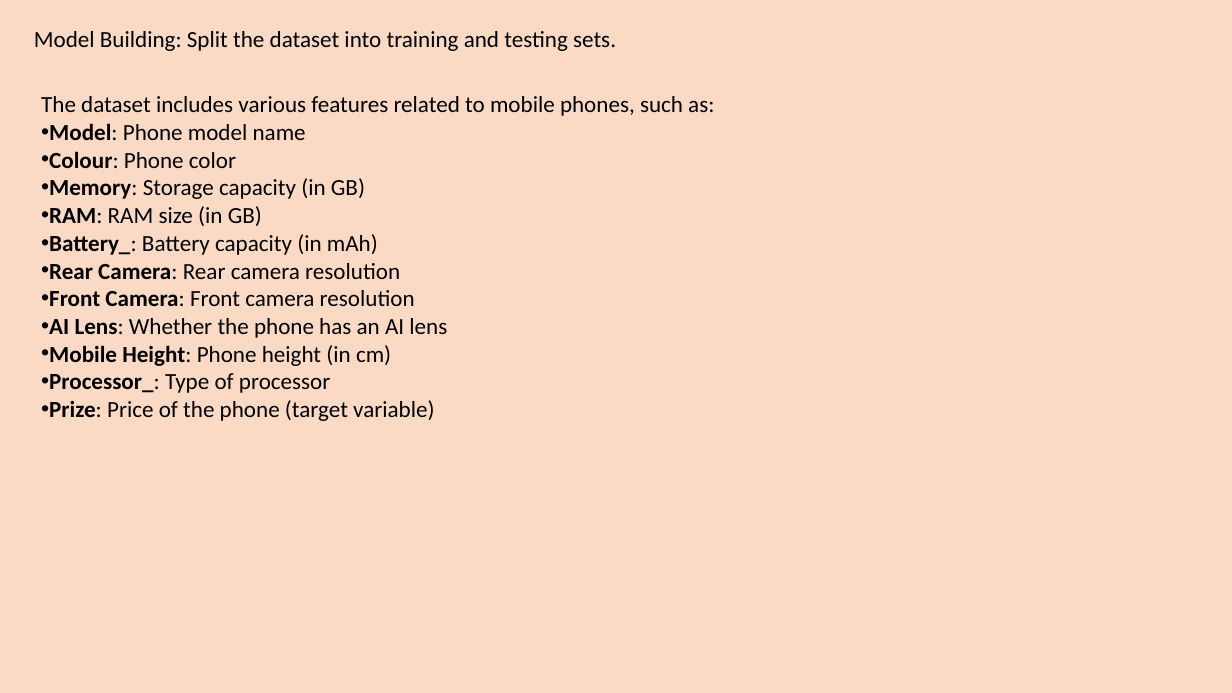
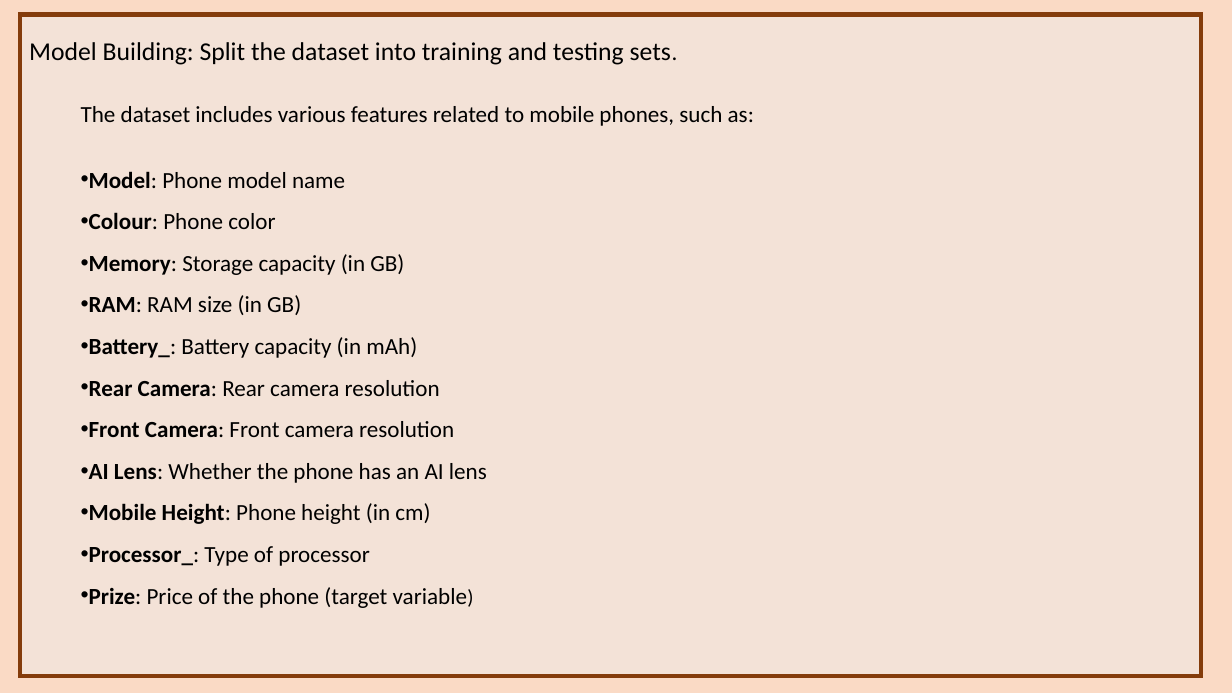
Before and after one commit to rajani1616/project4-Mobile-price-prediction, a slide deck: slide 11 of project4ppt.pptx. Drawn at 1232x693 pixels with LibreOffice and Linux fonts; fonts in the diff are those of the drawing. Boxes give left, top, right and bottom in pixels: in the first picture for what was removed or moved away, otherwise in the second. Text is boxed around its words. In the diff, an @@ line names an element or a change of style, - is before the commit and + after.

```diff
--- a/project4ppt.pptx
+++ b/project4ppt.pptx
@@ rectangle added at <box>20,15,1202,677</box>, fill #EDEDED at 47% opacity, outline #843C0B 3.5 pt @@
@@ text "Model Building: Split the dataset ...": place and size @@
-text "Model Building: Split the dataset ..." at <box>34,31,616,51</box>
+text "Model Building: Split the dataset ..." at <box>29,42,671,65</box>
@@ text "Model Building: Split the dataset ..." at <box>29,42,671,65</box>: size 18 to 20 pt @@
@@ text "The dataset includes various features ...": place and size @@
-text "The dataset includes various features ..." at <box>41,96,714,421</box>
+text "The dataset includes various features ..." at <box>81,106,754,608</box>
@@ text at <box>89,171,487,608</box>: size 18 to 16 pt in "variable)"; line spacing 1 to 1.5 @@
```
Also in this commit, not shown: 17 other slides changed.
